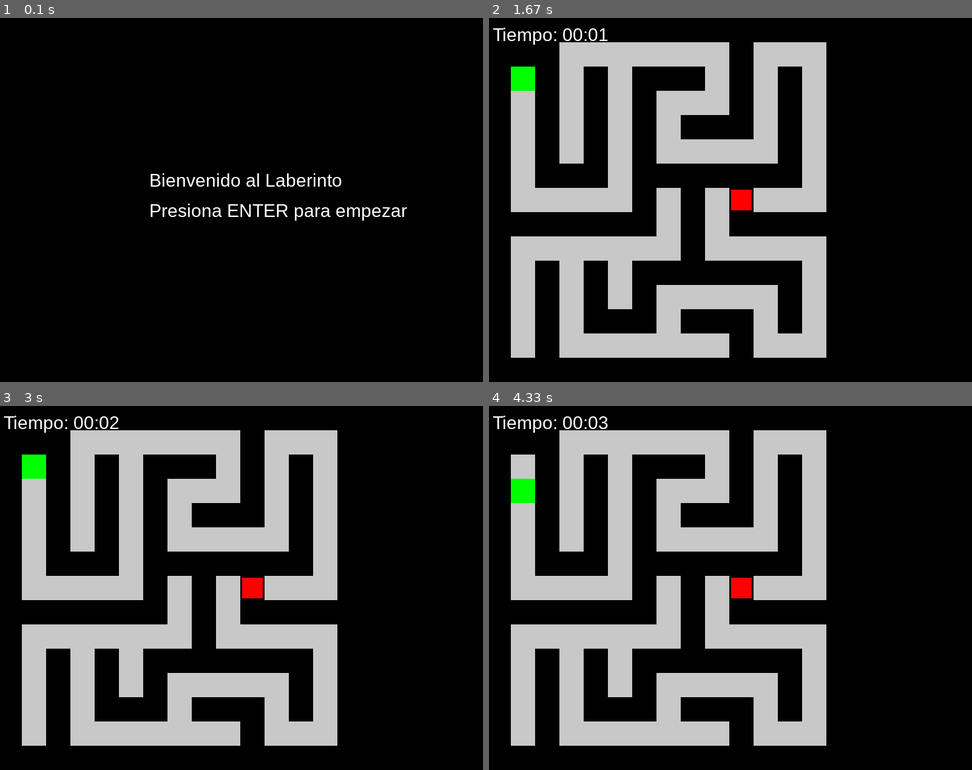
Above: before the commit, frames 1-4 (two rows, left to right).
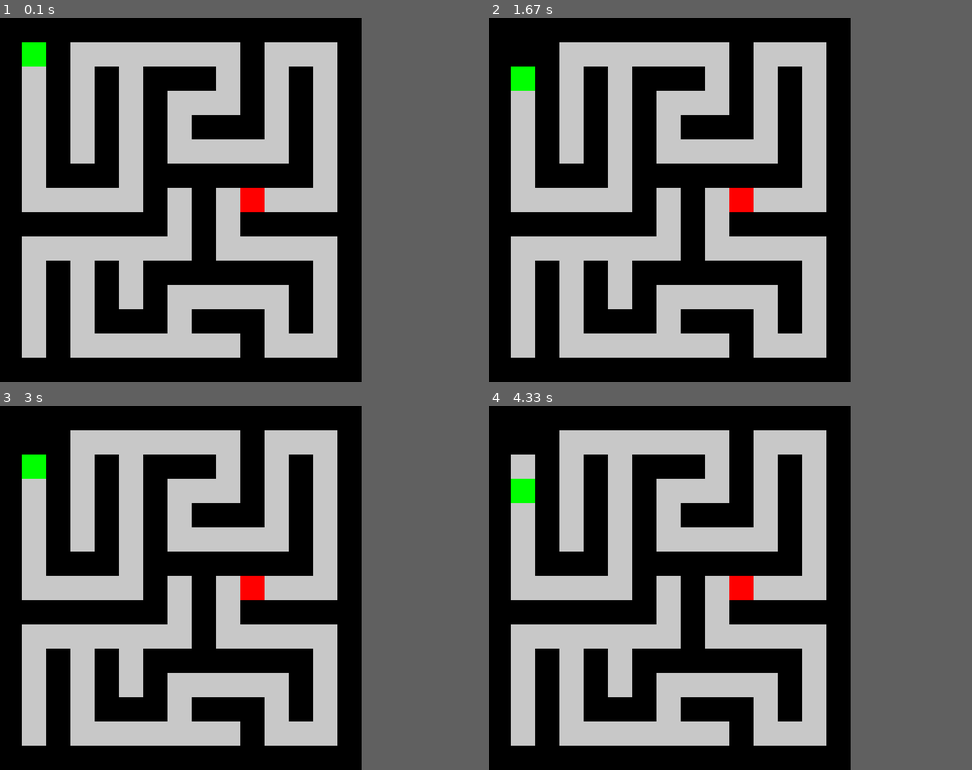
Above: after the commit, the same moments.

Repository: Syluh27/MazeGame-pygame
Game: pygame game, started from interfaz.py
Two runs of this game, one before a commit and one after it. Both use one fixed random seed, a clock stepped at 60 frames per second and the inputs below.
Inputs:
- Up to frame 1 (0.1 s): no input
- Up to frame 2 (1.67 s): tap Enter at 0.33 s; hold A 0.67-1.2 s; hold S from 1.23 s (still down)
- Up to frame 3 (3 s): release S at 1.7 s; hold D from 2.57 s (still down)
- Up to frame 4 (4.33 s): release D at 3.2 s; hold S 3.23-3.6 s
In our replay, the window is 800x600 before the commit and 600x600 after it. These sizes can differ from the game's own. Grey fills any space a smaller window leaves; there, only what the larger window draws over its background counts as a difference.

The runs differ from the first frame. In frame 1, 33% of the frame differs, in the area x 4-85%, y 6-94%; in frame 2, 0.4%; in frame 3, 0.4%; in frame 4, 0.4%.

Commit message:
sonidos y organizacion

Diff:
--- a/config.py
+++ b/config.py
@@ -0,0 +1,29 @@
+import pygame
+
+# Configuración de pantalla
+ANCHO_CELDA = 40
+ALTO_CELDA = 40
+ANCHO = 600
+ALTO = 600
+
+# Colores
+COLOR_PARED = (0, 0, 0)  # Negro
+COLOR_CAMINO = (200, 200, 200)  # Gris claro
+COLOR_JUGADOR = (0, 255, 0)  # Verde
+COLOR_SALIDA = (255, 0, 0)  # Rojo
+
+# Fuente de texto
+pygame.font.init()
+FUENTE = pygame.font.SysFont('Arial', 30)
+
+# Rutas de sonido
+SONIDO_MOVIMIENTO = "assets/move.wav"
+SONIDO_SALIDA = "assets/win.wav"
+SONIDO_PARED = "assets/wall.wav"
+MUSICA_FONDO = "assets/background.ogg"
+
+# Volumen de sonidos
+VOLUMEN_MOVIMIENTO = 0.9
+VOLUMEN_PARED = 0.5
+VOLUMEN_SALIDA = 0.6
+VOLUMEN_MUSICA = 0.5
--- a/interfaz.py
+++ b/interfaz.py
@@ -1,55 +1,56 @@
 import pygame
 import sys
 import random
+from config import *
 
-# Constantes para la interfaz gráfica
-ANCHO_CELDA = 40
-ALTO_CELDA = 40
-COLOR_PARED = (0, 0, 0)      # Negro
-COLOR_CAMINO = (200, 200, 200)  # Gris claro
-COLOR_JUGADOR = (0, 255, 0)  # Verde
-COLOR_SALIDA = (255, 0, 0)   # Rojo
-COLOR_TEXTO = (255, 255, 255) # Blanco para el texto
-ANCHO = 800
-ALTO = 600
+# Inicializar Pygame y el mixer para el sonido
+pygame.init()
+pygame.mixer.init()
 
-# Inicializar Pygame
-pygame.init()
+# Cargar sonidos
+sonido_movimiento = pygame.mixer.Sound(SONIDO_MOVIMIENTO)
+sonido_salida = pygame.mixer.Sound(SONIDO_SALIDA)
+sonido_pared = pygame.mixer.Sound(SONIDO_PARED)
+pygame.mixer.music.load(MUSICA_FONDO)
+
+# Ajustar volúmenes
+pygame.mixer.music.set_volume(VOLUMEN_MUSICA)
+sonido_movimiento.set_volume(VOLUMEN_MOVIMIENTO)
+sonido_pared.set_volume(VOLUMEN_PARED)
+sonido_salida.set_volume(VOLUMEN_SALIDA)
+
+# Iniciar la música en bucle
+pygame.mixer.music.play(-1)
+
+# Inicializar pantalla
 pantalla = pygame.display.set_mode((ANCHO, ALTO))
 pygame.display.set_caption("Juego de Laberinto")
 
-# Fuente para mostrar texto
-fuente = pygame.font.SysFont('Arial', 30)
 
-# Clase para el Laberinto
 class Laberinto:
-    def __init__(self, nivel=1, ancho=15, alto=15):
-        self.nivel = nivel
+    def __init__(self, ancho=15, alto=15):
         self.ancho = ancho
         self.alto = alto
         self.matriz = self.generar_laberinto()
         self.x_salida, self.y_salida = self.encontrar_salida()
 
     def generar_laberinto(self):
-        # Generar un laberinto aleatorio usando el algoritmo de recursión para laberintos
         matriz = [["#" for _ in range(self.ancho)] for _ in range(self.alto)]
         start_x, start_y = 1, 1
-        matriz[start_y][start_x] = "S"  # S de Start
+        matriz[start_y][start_x] = "S"
         self.dibujar_camino(start_x, start_y, matriz)
         salida_x, salida_y = random.randint(1, self.ancho - 2), random.randint(1, self.alto - 2)
-        matriz[salida_y][salida_x] = "E"  # E de Exit
+        matriz[salida_y][salida_x] = "E"
         return matriz
 
     def dibujar_camino(self, x, y, matriz):
-        """Algoritmo recursivo para generar caminos en el laberinto"""
-        direcciones = [(0, 1), (0, -1), (1, 0), (-1, 0)]  # Abajo, Arriba, Derecha, Izquierda
+        direcciones = [(0, 1), (0, -1), (1, 0), (-1, 0)]
         random.shuffle(direcciones)
-
         for dx, dy in direcciones:
             nx, ny = x + dx * 2, y + dy * 2
             if 0 < nx < self.ancho - 1 and 0 < ny < self.alto - 1 and matriz[ny][nx] == "#":
-                matriz[ny][nx] = "."  # Marca la celda como parte del camino
-                matriz[y + dy][x + dx] = "."  # Marca la celda intermedia como parte del camino
+                matriz[ny][nx] = "."
+                matriz[y + dy][x + dx] = "."
                 self.dibujar_camino(nx, ny, matriz)
 
     def encontrar_salida(self):
@@ -59,7 +60,7 @@
                     return x, y
         return None, None
 
-# Clase para el Jugador
+
 class Jugador:
     def __init__(self, lab):
         self.x = 1
@@ -69,11 +70,14 @@
     def mover(self, dx, dy):
         nueva_x = self.x + dx
         nueva_y = self.y + dy
-        if self.laberinto.matriz[nueva_y][nueva_x] != "#":  # Verifica si no es pared
+        if self.laberinto.matriz[nueva_y][nueva_x] == "#":
+            sonido_pared.play()
+        else:
+            sonido_movimiento.play()
             self.x += dx
             self.y += dy
 
-# Función para dibujar el laberinto en pantalla
+
 def dibujar_laberinto(pantalla, lab, jugador):
     for fila in range(len(lab.matriz)):
         for col in range(len(lab.matriz[fila])):
@@ -85,47 +89,28 @@
                 pygame.draw.rect(pantalla, COLOR_CAMINO, (x, y, ANCHO_CELDA, ALTO_CELDA))
             elif lab.matriz[fila][col] == "E":
                 pygame.draw.rect(pantalla, COLOR_SALIDA, (x, y, ANCHO_CELDA, ALTO_CELDA))
-                pygame.draw.rect(pantalla, COLOR_PARED, (x, y, ANCHO_CELDA, ALTO_CELDA), 3)
 
     x = jugador.x * ANCHO_CELDA
     y = jugador.y * ALTO_CELDA
     pygame.draw.rect(pantalla, COLOR_JUGADOR, (x, y, ANCHO_CELDA, ALTO_CELDA))
 
-# Función para mostrar un mensaje en pantalla
+
 def mostrar_mensaje(pantalla, mensaje, color, posicion):
-    texto = fuente.render(mensaje, True, color)
-    pantalla.blit(texto, posicion)
+    texto = FUENTE.render(mensaje, True, color)
 
-# Función para la pantalla de inicio
-def pantalla_inicio():
-    pantalla.fill((0, 0, 0))
-    mostrar_mensaje(pantalla, "Bienvenido al Laberinto", (255, 255, 255), (250, 250))
-    mostrar_mensaje(pantalla, "Presiona ENTER para empezar", (255, 255, 255), (250, 300))
-    pygame.display.flip()
-    esperando = True
-    while esperando:
-        for evento in pygame.event.get():
-            if evento.type == pygame.QUIT:
-                pygame.quit()
-                sys.exit()
-            elif evento.type == pygame.KEYDOWN:
-                if evento.key == pygame.K_RETURN:
-                    esperando = False  # Comienza el juego
+    # Centrar el mensaje en la pantalla
+    texto_rect = texto.get_rect(center=(ANCHO // 2, posicion[1]))
 
-# Función para mostrar el temporizador
-def mostrar_temporizador(pantalla, tiempo_inicial):
-    tiempo_transcurrido = pygame.time.get_ticks() - tiempo_inicial
-    minutos = (tiempo_transcurrido // 60000) % 60
-    segundos = (tiempo_transcurrido // 1000) % 60
-    tiempo = f"{minutos:02}:{segundos:02}"
-    mostrar_mensaje(pantalla, f"Tiempo: {tiempo}", (255, 255, 255), (10, 10))
+    pantalla.blit(texto, texto_rect)
 
-# Función para mostrar el menú de opciones después de completar el laberinto
+
 def pantalla_opciones():
     pantalla.fill((0, 0, 0))
-    mostrar_mensaje(pantalla, "¡Felicidades! Has encontrado la salida.", (0, 255, 0), (200, 250))
-    mostrar_mensaje(pantalla, "Presiona R para repetir o Q para salir.", (255, 255, 255), (200, 300))
+    mostrar_mensaje(pantalla, "¡Felicidades! Has encontrado la salida.", (0, 255, 0), (ANCHO // 2, 250))
+    mostrar_mensaje(pantalla, "Presiona R para repetir o Q para salir.", (255, 255, 255), (ANCHO // 2, 300))
     pygame.display.flip()
+    sonido_salida.play()
+
     esperando = True
     while esperando:
         for evento in pygame.event.get():
@@ -134,51 +119,43 @@
                 sys.exit()
             elif evento.type == pygame.KEYDOWN:
                 if evento.key == pygame.K_r:
-                    esperando = False  # Reinicia el juego
+                    esperando = False
                     jugar()
                 elif evento.key == pygame.K_q:
-                    esperando = False  # Sale del juego
                     pygame.quit()
                     sys.exit()
 
-# Función principal del juego
+
 def jugar():
-    pantalla_inicio()  # Pantalla de inicio
+    lab = Laberinto()
+    jugador = Jugador(lab)
+    corriendo = True
+    while corriendo:
+        pantalla.fill((0, 0, 0))
+        dibujar_laberinto(pantalla, lab, jugador)
 
-    nivel = 1  # Iniciar en nivel 1
-    lab = Laberinto(nivel)
-    jugador = Jugador(lab)
-
-    corriendo = True
-    tiempo_inicial = pygame.time.get_ticks()  # Iniciar temporizador
-    while corriendo:
-        pantalla.fill((0, 0, 0))  # Fondo negro
-        dibujar_laberinto(pantalla, lab, jugador)
-        mostrar_temporizador(pantalla, tiempo_inicial)  # Mostrar el temporizador
-
-        if lab.matriz[jugador.y][jugador.x] == "E":  # Si llega a la salida
-            pantalla_opciones()  # Mostrar opciones de reiniciar o salir
+        if lab.matriz[jugador.y][jugador.x] == "E":
+            pantalla_opciones()
 
         for evento in pygame.event.get():
             if evento.type == pygame.QUIT:
                 corriendo = False
             elif evento.type == pygame.KEYDOWN:
                 if evento.key == pygame.K_w:
-                    jugador.mover(0, -1)  # Arriba
+                    jugador.mover(0, -1)
                 elif evento.key == pygame.K_s:
-                    jugador.mover(0, 1)   # Abajo
+                    jugador.mover(0, 1)
                 elif evento.key == pygame.K_a:
-                    jugador.mover(-1, 0)  # Izquierda
+                    jugador.mover(-1, 0)
                 elif evento.key == pygame.K_d:
-                    jugador.mover(1, 0)   # Derecha
-                elif evento.key == pygame.K_q:
-                    corriendo = False  # Salir del juego
+                    jugador.mover(1, 0)
 
         pygame.display.flip()
-        pygame.time.Clock().tick(30)  # FPS
+        pygame.time.Clock().tick(30)
 
     pygame.quit()
     sys.exit()
 
+
 if __name__ == "__main__":
     jugar()
Not shown, added: .DS_Store
Not shown, added: assets/background.ogg
Not shown, added: assets/move.wav
Not shown, added: assets/wall.wav
Not shown, added: assets/win.wav
